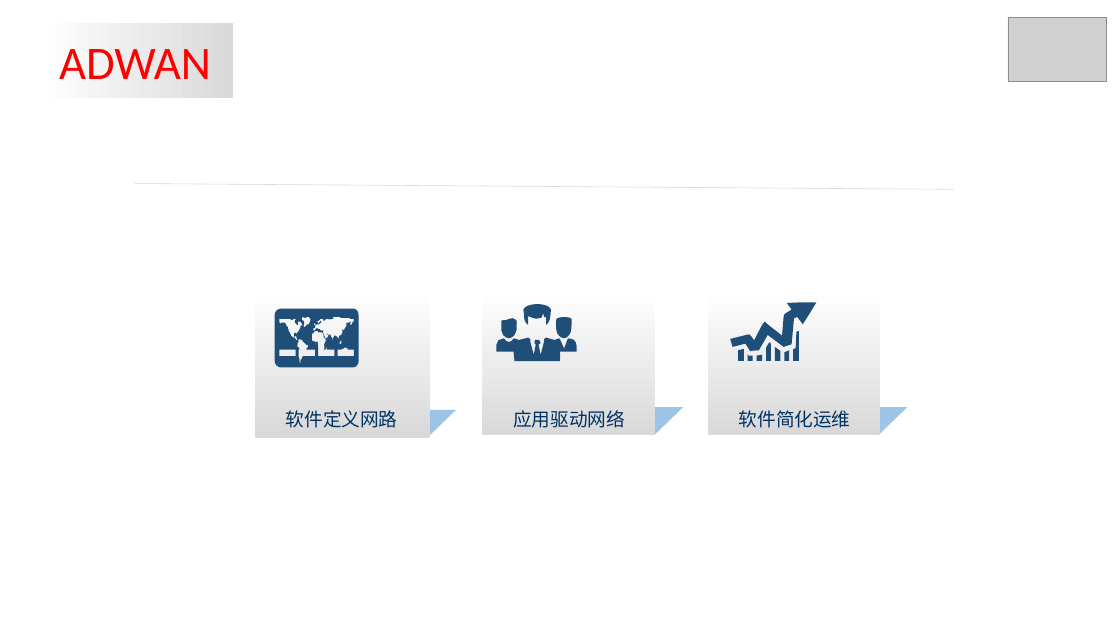
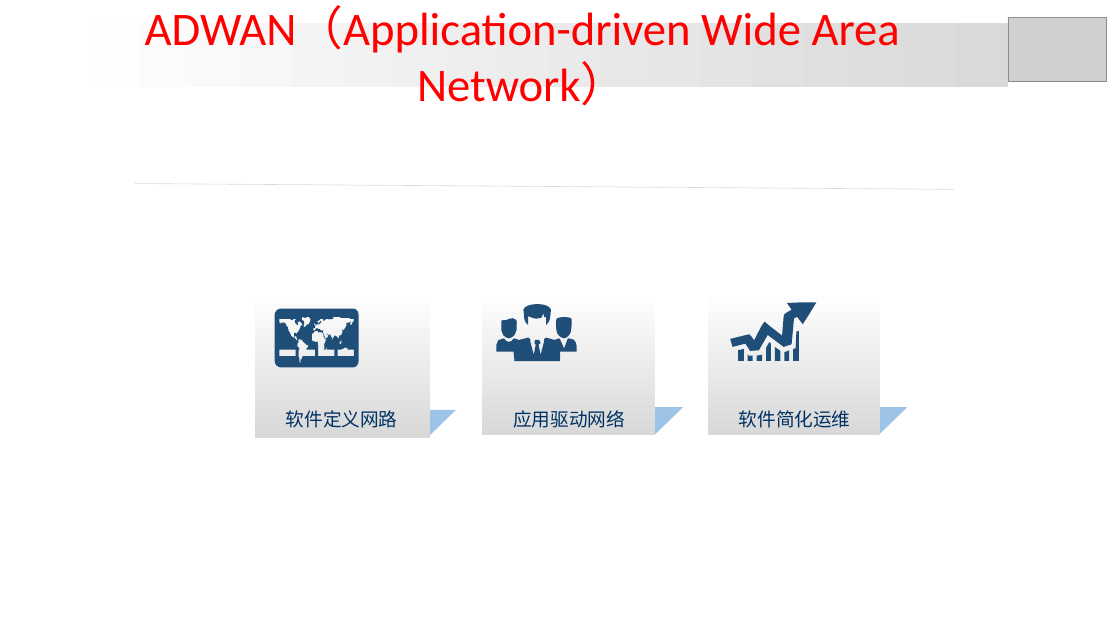
Before and after one commit to cgfankai/dissertation, a slide deck: slide 5 of ppt.pptx. Drawn at 1120x630 pixels with LibreOffice and Linux fonts; fonts in the diff are those of the drawing; grey boxes stand for pictures; background and template pictures are left out. Boxes give left, top, right and bottom in pixels: in the first picture for what was removed or moved away, otherwise in the second. Text is boxed around its words. In the diff, an @@ line names an element or a change of style, - is before the commit and + after.

```diff
--- a/ppt.pptx
+++ b/ppt.pptx
@@ rectangle "ADWAN（Application-driven Wide Area Network）": place and size @@
-rectangle "ADWAN（Application-driven Wide Area Network）" at [37,23,234,98]
+rectangle "ADWAN（Application-driven Wide Area Network）" at [37,23,1008,87]
@@ text in rectangle at [145,6,900,106]: text changed @@
-ADWAN
+ADWAN（Application-driven Wide Area Network）
```
Also in this commit, not shown: 1 other slide changed, 4 other files.
